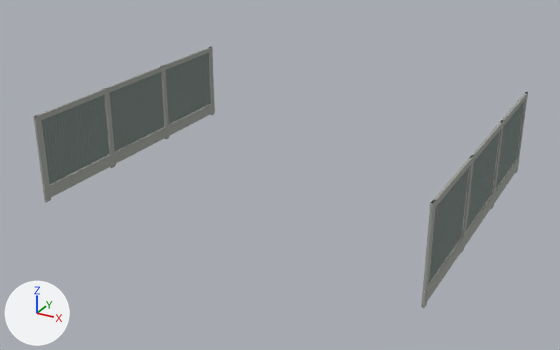
One commit to the Blender file art/facade_1.blend: the scene before it, then after it.
Both versions are drawn from a camera (50 mm lens) standing at (14.6, -27.5, 14.3) and looking at (-0.2, -0.7, 0.9). The lights are fixed; the arrows at lower left show +X, +Y and +Z. The picture after the commit comes second.

The scene before the commit, as lines of its bpy script (objects in view):
```python
me_cube = bpy.data.meshes.new('Cube')
me_cube.from_pydata(...)  # 672 vertices, 648 faces; spans x -8.3..8.3, y -6.4..6.4, z 0.1..3.9
me_cube.materials.append(mat_facadeconcrete)  # grey #9ea099
me_folded_sheet = bpy.data.meshes.new('Folded sheet')
me_folded_sheet.from_pydata(...)  # 1164 vertices, 576 faces; spans x -8.3..8.3, y -6.1..6.1, z 0.8..3.7
me_folded_sheet.materials.append(mat_facadesteel)  # grey #84908b
ob_facadeconcrete = bpy.data.objects.new('FacadeConcrete', me_cube)
ob_facadeconcrete.location = (0.0, 0.0, 0.0)
ob_facadesteel = bpy.data.objects.new('FacadeSteel', me_folded_sheet)
ob_facadesteel.location = (0.0, 0.0, 0.0)
```
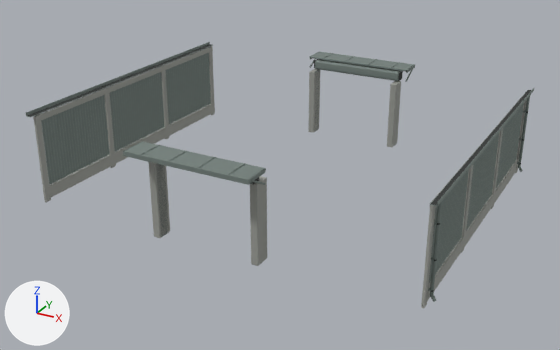
The change, as a diff of the scene's bpy script:
```diff
--- a/art/facade_1.blend.py
+++ b/art/facade_1.blend.py
@@ mat_facadeventback @@
+mat_facadeventback = principled_material('FacadeVentBack')
+mat_facadeventback.base_color = (0.028, 0.032, 0.03)  # dark grey #2f3230
+mat_facadeventback.roughness = 0.78
@@ me_cube @@
 # used by ob_facadeconcrete; location = (0.0, 0.0, 0.0)
-me_cube.from_pydata(...)  # 672 vertices, 648 faces; spans x -8.3..8.3, y -6.4..6.4, z 0.1..3.9
+me_cube.from_pydata(...)  # 896 vertices, 864 faces; spans x -8.3..8.3, y -6.9..6.9, z 0.1..3.9
+# me_cube part 6: the loose piece of 56 vertices spanning x -8.3..-8.2, y 6.2..6.4, z 0.1..3.9 is copied, and the copy is scaled about its middle by (2.99, 2.41, 0.837), then moved by (6.1, 0.2, -0.2); it spans x -2.3..-2.0, y 6.2..6.9, z 0.2..3.4
+# me_cube part 7: the loose piece of 56 vertices spanning x 8.2..8.3, y 6.2..6.4, z 0.1..3.9 is copied, and the copy is scaled about its middle by (2.99, 2.41, 0.837), then moved by (-6.1, 0.2, -0.2); it spans x 2.0..2.3, y 6.2..6.9, z 0.2..3.4
+# me_cube part 8: the loose piece of 56 vertices spanning x -8.3..-8.2, y -6.4..-6.2, z 0.1..3.9 is copied, and the copy is scaled about its middle by (2.99, 2.41, 0.837), then moved by (6.1, -0.2, -0.2); it spans x -2.3..-2.0, y -6.9..-6.2, z 0.2..3.4
+# me_cube part 9: the loose piece of 56 vertices spanning x 8.2..8.3, y -6.4..-6.2, z 0.1..3.9 is copied, and the copy is scaled about its middle by (2.99, 2.41, 0.837), then moved by (-6.1, -0.2, -0.2); it spans x 2.0..2.3, y -6.9..-6.2, z 0.2..3.4
 me_cube.materials.append(mat_facadeconcrete)
@@ me_folded_sheet @@
 # used by ob_facadesteel; location = (0.0, 0.0, 0.0)
-me_folded_sheet.from_pydata(...)  # 1164 vertices, 576 faces; spans x -8.3..8.3, y -6.1..6.1, z 0.8..3.7
+me_folded_sheet.from_pydata(...)  # 3628 vertices, 2824 faces; spans x -8.6..8.6, y -7.9..7.9, z 0.2..4.1
+# me_folded_sheet part 1: a new loose piece, a 12-sided cylinder along y spanning x -8.548..-8.512, y -6.625..6.625, z 4.052..4.088, in mat_facadesteel (grey #84908b)
+# me_folded_sheet part 2: a new loose piece, a 12-sided cylinder along y spanning x 8.512..8.548, y -6.625..6.625, z 4.052..4.088, in mat_facadesteel (grey #84908b)
+# me_folded_sheet part 3: a new loose piece, a 12-sided cylinder along z spanning x 8.38..8.5, y 6.04..6.16, z 0.48..3.9, in mat_facadesteel (grey #84908b)
+# me_folded_sheet part 4: a new loose piece, a 12-sided cylinder along z spanning x 8.38..8.5, y -6.16..-6.04, z 0.48..3.9, in mat_facadesteel (grey #84908b)
+# me_folded_sheet part 5: 2320 vertices added at x -8.6..8.6, y -7.9..7.9, z 0.2..4.1
+# other edits to the shape of me_folded_sheet do not show in these pictures
 me_folded_sheet.materials.append(mat_facadesteel)
@@ me_cube_002 @@
+me_cube_002.from_pydata(...)  # 1648 vertices, 1476 faces; spans x -8.5..8.5, y -7.1..7.1, z 0.2..4.0
+me_cube_002.materials.append(mat_facadeventback)  # dark grey #2f3230
@@ ob_facadeventback @@
+ob_facadeventback = bpy.data.objects.new('FacadeVentBack', me_cube_002)
+ob_facadeventback.location = (0.0, 0.0, 0.0)
```

Location of each change, (x1, y1, x2, y2) in pixels of the pictures (560 x 350 px):
'FacadeSteel', reshaped (13% taller): before (41, 53, 524, 283); after (26, 42, 534, 302)
'FacadeConcrete', reshaped: before (33, 46, 528, 308); after (33, 46, 527, 308)
'FacadeVentBack', added: after (28, 44, 531, 292)
part 1 of me_folded_sheet, added: after (26, 42, 209, 113)
part 2 of me_folded_sheet, added: after (438, 88, 534, 203)
part 3 of me_folded_sheet, added: after (518, 96, 530, 167)
part 4 of me_folded_sheet, added: after (430, 202, 442, 295)
part 5 of me_folded_sheet, added: after (26, 42, 534, 302)
part 6 of me_cube, added: after (308, 69, 320, 133)
part 7 of me_cube, added: after (387, 81, 401, 147)
part 8 of me_cube, added: after (148, 162, 170, 238)
part 9 of me_cube, added: after (250, 176, 267, 266)
